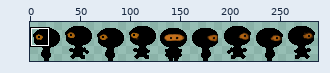
One commit to this sprite sheet: HTML5_Game/assets/dude.png. The first picture is a wide view before the edit; the outline marks the close-up.
Close-up. First the earlier version:
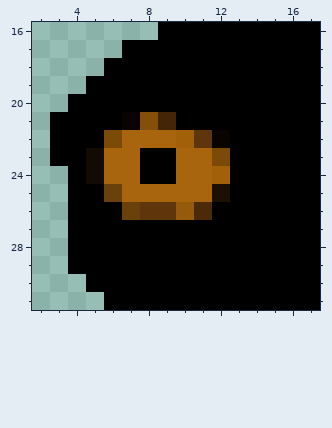
The file is 288x48 pixels. Pixels under 10% opacity are left out. Colours within 5 levels of each other are drawn and written as one. Shown: x 2..17, y 16..31. The wide view leaves out empty margins. The commit also changed other parts of the picture, which this record leaves out.
Now the later version:
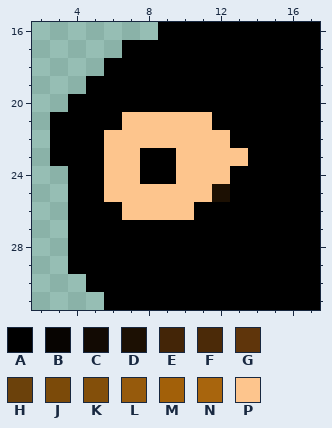
Palette (. is transparent): A #000000  B #070401  C #120a03  D #1c1003  E #432507  F #4b2a08  G #5f350b  H #6b410b  J #7b4a09  K #834f0a  L #965a0c  M #a26009  N #a8650d  P #fdc58d
Change:
Changed rows in their new state; - is an unchanged pixel.
first column x 5:
21 --PPPPP--
22 -PPPPPPP-
23 APP--PPPP
24 APP--PPP-
25 -PPPPPP--
26 --PPPPA--
